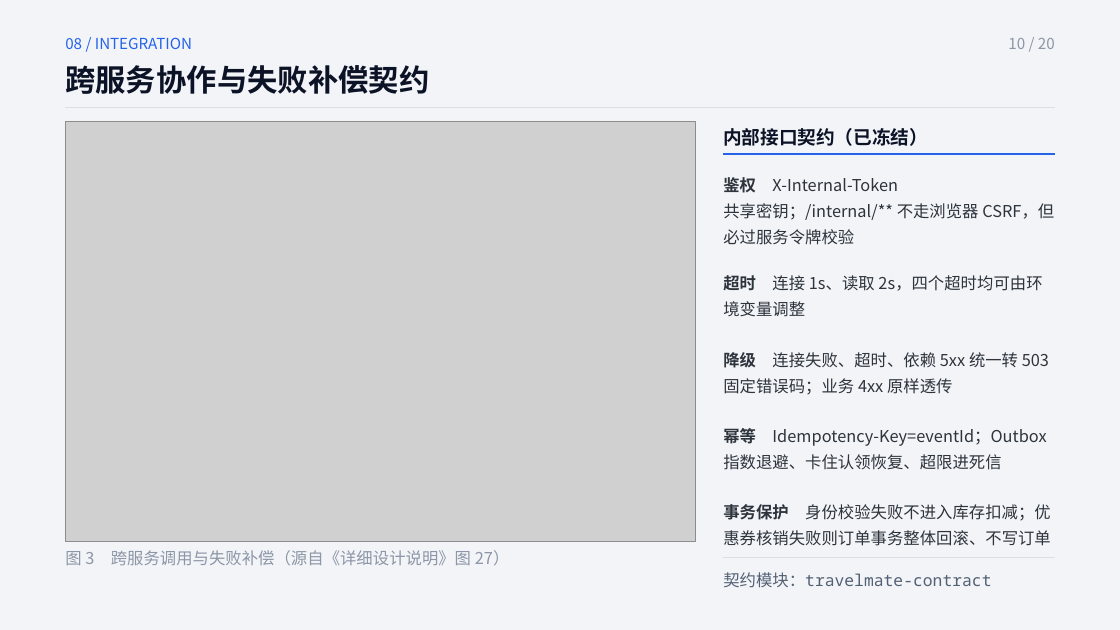
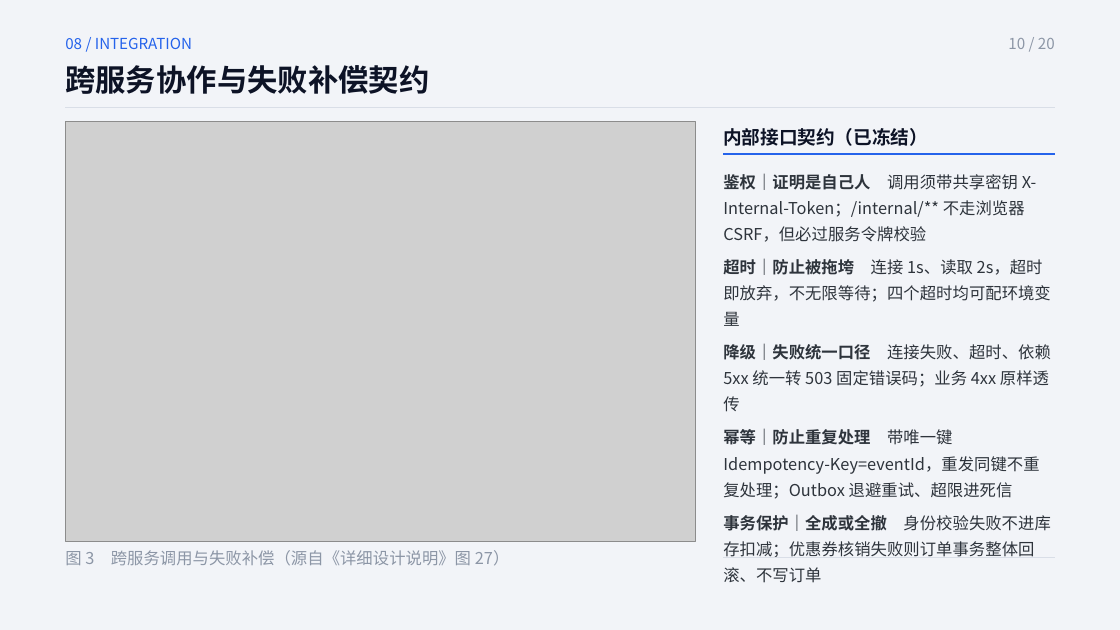
Before and after one commit to Miracle060811/Software_engineering, a slide deck: slide 10 of 06_defense/TravelMate云原生改造-最终答辩-第5组.pptx. Drawn at 1120x630 pixels with LibreOffice and Linux fonts; fonts in the diff are those of the drawing; grey boxes stand for pictures. Boxes give left, top, right and bottom in pixels: in the first picture for what was removed or moved away, otherwise in the second. Text is boxed around its words. In the diff, an @@ line names an element or a change of style, - is before the commit and + after.

```diff
--- a/06_defense/TravelMate云原生改造-最终答辩-第5组.pptx
+++ b/06_defense/TravelMate云原生改造-最终答辩-第5组.pptx
@@ text at <box>723,174,1051,557</box>: text changed @@
-鉴权 X-Internal-Token 共享密钥；/internal/** 不走浏览器 CSRF，但必过服务令牌校验
-超时 连接 1s、读取 2s，四个超时均可由环境变量调整
-降级 连接失败、超时、依赖 5xx 统一转 503 固定错误码；业务 4xx 原样透传
-幂等 Idempotency-Key=eventId；Outbox 指数退避、卡住认领恢复、超限进死信
-事务保护 身份校验失败不进入库存扣减；优惠券核销失败则订单事务整体回滚、不写订单
+鉴权｜证明是自己人 调用须带共享密钥 X-Internal-Token；/internal/** 不走浏览器 CSRF，但必过服务令牌校验
+超时｜防止被拖垮 连接 1s、读取 2s，超时即放弃，不无限等待；四个超时均可配环境变量
+降级｜失败统一口径 连接失败、超时、依赖 5xx 统一转 503 固定错误码；业务 4xx 原样透传
+幂等｜防止重复处理 带唯一键 Idempotency-Key=eventId，重发同键不重复处理；Outbox 退避重试、超限进死信
+事务保护｜全成或全撤 身份校验失败不进库存扣减；优惠券核销失败则订单事务整体回滚、不写订单
@@ text "鉴权｜证明是自己人 调用须带共享密钥 X-Internal-Token；/internal/** 不走浏览器 CSRF， ..." at <box>723,174,1051,557</box>: vertical alignment middle to top @@
@@ text removed at <box>723,572,991,588</box> @@
-契约模块：travelmate-contract
```
Also in this commit, not shown: 2 other slides changed, 2 other files.
